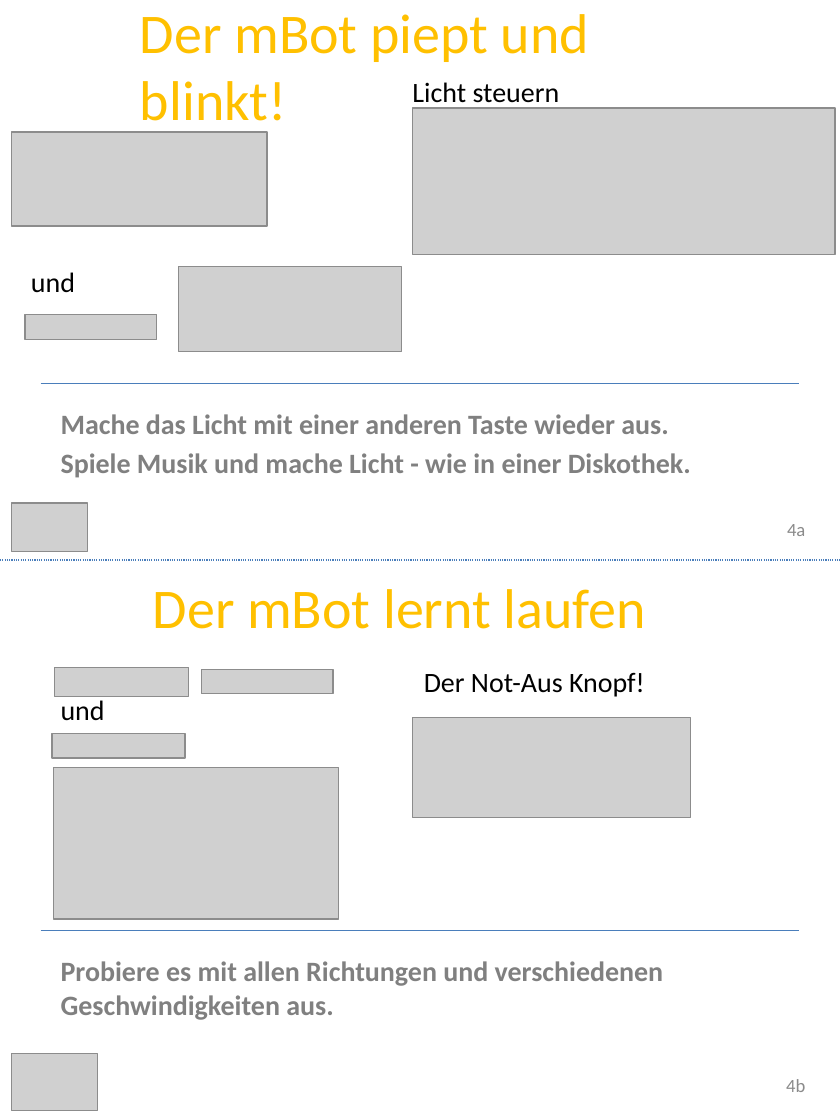
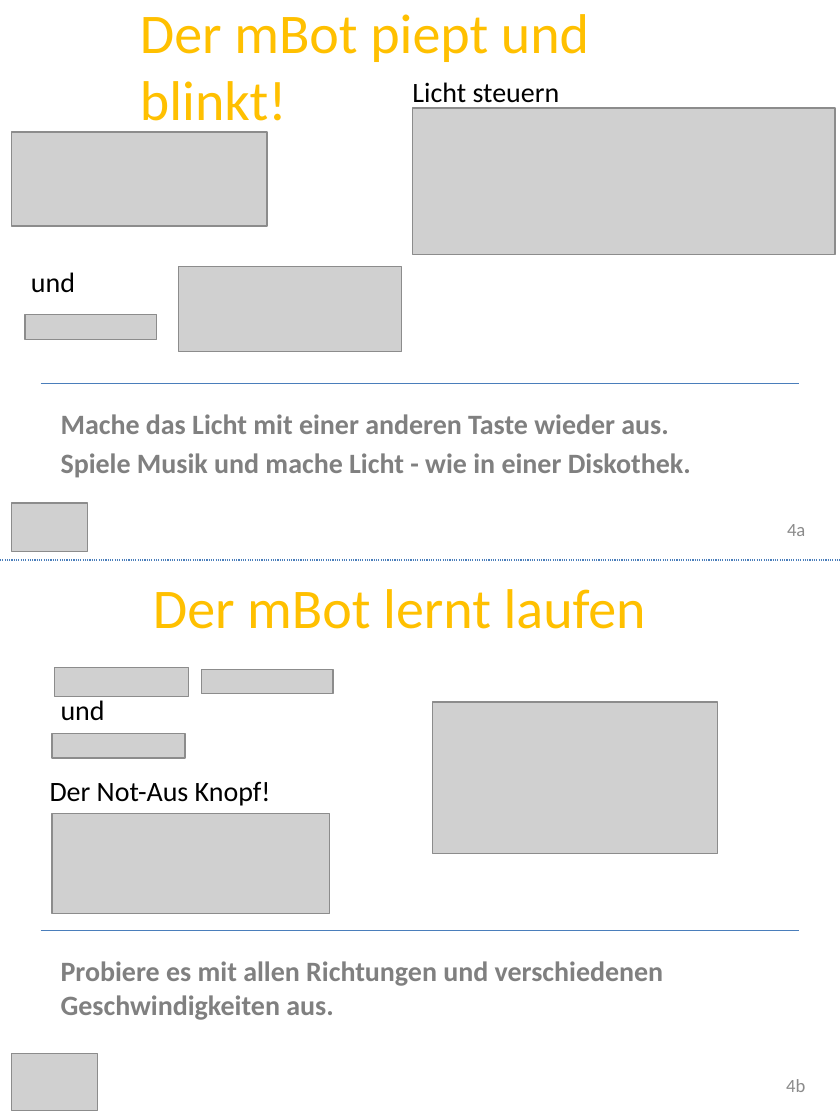
Before and after one commit to Devoxx4KidsDE/workshop-mbot, a slide deck: slide 4 of presentation/de/d4k Workshop mbot.pptx. Drawn at 840x1120 pixels with LibreOffice and Linux fonts; fonts in the diff are those of the drawing; grey boxes stand for pictures; background and template pictures are left out. Boxes give left, top, right and bottom in pixels: in the first picture for what was removed or moved away, otherwise in the second. Text is boxed around its words. In the diff, an @@ line names an element or a change of style, - is before the commit and + after.

```diff
--- a/presentation/de/d4k Workshop mbot.pptx
+++ b/presentation/de/d4k Workshop mbot.pptx
@@ picture: place and size @@
-picture at bbox=[54, 767, 338, 918]
+picture at bbox=[433, 702, 718, 853]
@@ text "Der Not-Aus Knopf!": place and size @@
-text "Der Not-Aus Knopf!" at bbox=[424, 672, 645, 697]
+text "Der Not-Aus Knopf!" at bbox=[50, 781, 271, 806]
@@ picture: place and size @@
-picture at bbox=[413, 717, 691, 818]
+picture at bbox=[52, 813, 329, 914]
```
Also in this commit, not shown: 1 other slide changed, 2 other files.
